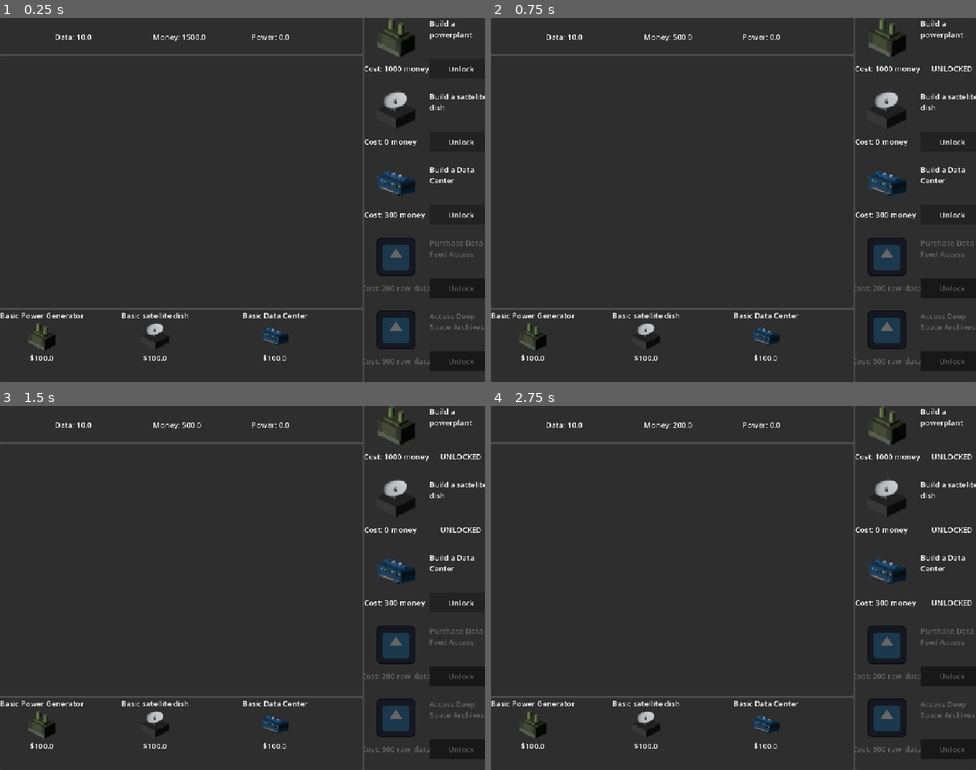
Above: before the commit, frames 1-4 (two rows, left to right).
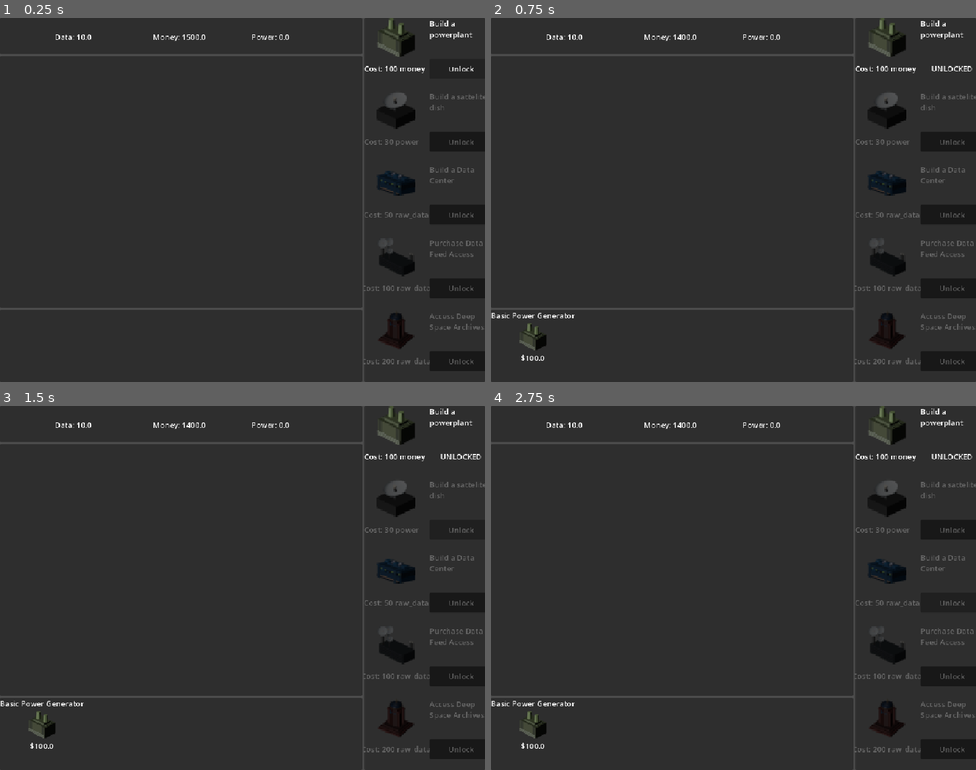
Above: after the commit, the same moments.

Repository: 23edsa/LDJAM_59
Game: Godot game, scene res://Scenes/Main.tscn
Two runs of this game, one before a commit and one after it. Both use one fixed random seed, a clock stepped at 60 frames per second and the inputs below. The engine's default icon, where the game draws it, is replaced by a stand-in: a white triangle on a blue panel in a dark square.
Inputs:
- Up to frame 1 (0.25 s): no input
- Up to frame 2 (0.75 s): click "Unlock" at 0.5 s
- Up to frame 3 (1.5 s): click "Unlock" at 1.25 s
- Up to frame 4 (2.75 s): click "Unlock" at 2 s

The runs differ from the first frame. In frame 1, 3.5% of the frame differs, in the area x 0-100%, y 13-96%; in frame 2, 3.2%; in frame 3, 3.3%; in frame 4, 3.3%.

Commit message:
added more milestone unlocks, adjusted some costs

Diff:
--- a/Scenes/Generators/Data_broker.tres
+++ b/Scenes/Generators/Data_broker.tres
@@ -2,12 +2,12 @@
 
 [ext_resource type="Script" uid="uid://sf8jcwrbdtyx" path="res://Scripts/Generators/Building_data.gd" id="1_lusbh"]
 [ext_resource type="PackedScene" uid="uid://c6c27obq3hbm4" path="res://Scenes/Generators/data_broker.tscn" id="1_sndr0"]
-[ext_resource type="Texture2D" uid="uid://jaxam4u7wajp" path="res://icon.svg" id="2_oheci"]
+[ext_resource type="Texture2D" uid="uid://bphsbgs4fry2c" path="res://Assets/data_broker_atlas_texture.tres" id="2_sndr0"]
 
 [resource]
 script = ExtResource("1_lusbh")
 id = "data_broker"
 display_name = "Data Broker"
-icon = ExtResource("2_oheci")
+icon = ExtResource("2_sndr0")
 building_scene = ExtResource("1_sndr0")
 metadata/_custom_type_script = "uid://sf8jcwrbdtyx"
--- a/Scenes/Generators/Data_center.tres
+++ b/Scenes/Generators/Data_center.tres
@@ -13,5 +13,5 @@
 display_name = "Basic Data Center"
 icon = SubResource("AtlasTexture_v4dis")
 building_scene = ExtResource("1_qb0x5")
-initially_unlocked = true
+building_cost = 50.0
 metadata/_custom_type_script = "uid://sf8jcwrbdtyx"
--- a/Scenes/Generators/Sattelite_dish.tres
+++ b/Scenes/Generators/Sattelite_dish.tres
@@ -10,5 +10,5 @@
 display_name = "Basic satellite dish"
 icon = ExtResource("2_i1nxv")
 building_scene = ExtResource("1_i1nxv")
-initially_unlocked = true
+building_cost = 30.0
 metadata/_custom_type_script = "uid://sf8jcwrbdtyx"
--- a/Scenes/Generators/Signal_archive.tres
+++ b/Scenes/Generators/Signal_archive.tres
@@ -2,12 +2,12 @@
 
 [ext_resource type="PackedScene" uid="uid://clrfesof8n365" path="res://Scenes/Generators/signal_archive.tscn" id="1_1qn66"]
 [ext_resource type="Script" uid="uid://sf8jcwrbdtyx" path="res://Scripts/Generators/Building_data.gd" id="1_f4vdd"]
-[ext_resource type="Texture2D" uid="uid://jaxam4u7wajp" path="res://icon.svg" id="2_ntisn"]
+[ext_resource type="Texture2D" uid="uid://d2ns384a51j5n" path="res://Assets/signal_archive_atlas_texture.tres" id="2_1qn66"]
 
 [resource]
 script = ExtResource("1_f4vdd")
 id = "signal_archive"
 display_name = "Signal Archive"
-icon = ExtResource("2_ntisn")
+icon = ExtResource("2_1qn66")
 building_scene = ExtResource("1_1qn66")
 metadata/_custom_type_script = "uid://sf8jcwrbdtyx"
--- a/Scenes/Generators/basic_money_generator.tscn
+++ b/Scenes/Generators/basic_money_generator.tscn
@@ -5,8 +5,8 @@
 
 [node name="Basic_money_generator" unique_id=738684379 instance=ExtResource("1_t25se")]
 building_name = "datacenter"
-Generator_time = 0.3
-click_boost_amount = 0.1
+Generator_time = 3.0
+click_boost_amount = 0.2
 produces = {
 "money": 10
 }
--- a/Scenes/Main.tscn
+++ b/Scenes/Main.tscn
@@ -2,10 +2,6 @@
 
 [ext_resource type="Script" uid="uid://d0x3qobml36f2" path="res://Scripts/main.gd" id="1_idj7w"]
 [ext_resource type="Script" uid="uid://cx6yy72oonqfo" path="res://Scripts/main_ui.gd" id="2_kln2b"]
-[ext_resource type="Script" uid="uid://sf8jcwrbdtyx" path="res://Scripts/Generators/Building_data.gd" id="3_v1gob"]
-[ext_resource type="Resource" uid="uid://bcowa6f5tuqbq" path="res://Scenes/Generators/Power_generator.tres" id="4_jw32o"]
-[ext_resource type="Resource" uid="uid://gwx2pc13ngnq" path="res://Scenes/Generators/Sattelite_dish.tres" id="5_50glp"]
-[ext_resource type="Resource" uid="uid://uvc1yfh2tgut" path="res://Scenes/Generators/Data_center.tres" id="6_vy5pj"]
 [ext_resource type="PackedScene" uid="uid://buqyim7fora5u" path="res://Scenes/Building_card.tscn" id="7_50glp"]
 [ext_resource type="Script" uid="uid://wtxo1lovjv5t" path="res://Scripts/Milestones/Milestone_data.gd" id="7_bmxlf"]
 [ext_resource type="Resource" uid="uid://bo6cwej2vm3x2" path="res://Scenes/Milestones/Milestone_01.tres" id="8_4kpch"]
@@ -22,7 +18,6 @@
 
 [node name="MainUI" type="CanvasLayer" parent="." unique_id=1331611584]
 script = ExtResource("2_kln2b")
-all_buildings = Array[ExtResource("3_v1gob")]([ExtResource("4_jw32o"), ExtResource("5_50glp"), ExtResource("6_vy5pj")])
 all_milestones = Array[ExtResource("7_bmxlf")]([ExtResource("8_4kpch"), ExtResource("9_frkhe"), ExtResource("10_1p5hy"), ExtResource("12_2w5on"), ExtResource("12_erwvk")])
 building_card_scene = ExtResource("7_50glp")
 milestone_card_scene = ExtResource("8_vy5pj")
--- a/Scenes/Milestones/Milestone_01.tres
+++ b/Scenes/Milestones/Milestone_01.tres
@@ -7,7 +7,7 @@
 script = ExtResource("1_ow6ik")
 id = "1"
 display_name = "Build a powerplant"
-resource_cost = 1000
+resource_cost = 100
 resource_type = "money"
 building_to_unlock = ExtResource("1_o4n2i")
 metadata/_custom_type_script = "uid://wtxo1lovjv5t"
--- a/Scenes/Milestones/Milestone_02.tres
+++ b/Scenes/Milestones/Milestone_02.tres
@@ -7,6 +7,7 @@
 script = ExtResource("1_rxuyf")
 id = "2"
 display_name = "Build a sattelite dish"
-resource_type = "money"
+resource_cost = 30
+resource_type = "power"
 building_to_unlock = ExtResource("1_i7bqc")
 metadata/_custom_type_script = "uid://wtxo1lovjv5t"
--- a/Scenes/Milestones/Milestone_03.tres
+++ b/Scenes/Milestones/Milestone_03.tres
@@ -7,7 +7,7 @@
 script = ExtResource("1_x3qsf")
 id = "3"
 display_name = "Build a Data Center"
-resource_cost = 300
-resource_type = "money"
+resource_cost = 50
+resource_type = "raw_data"
 building_to_unlock = ExtResource("1_x2eyd")
 metadata/_custom_type_script = "uid://wtxo1lovjv5t"
--- a/Scenes/Milestones/Milestone_data_broker.tres
+++ b/Scenes/Milestones/Milestone_data_broker.tres
@@ -7,7 +7,7 @@
 script = ExtResource("1_h7qr1")
 id = "data_broker_milestone"
 display_name = "Purchase Data Feed Access"
-resource_cost = 200
+resource_cost = 100
 resource_type = "raw_data"
 building_to_unlock = ExtResource("1_prgsu")
 metadata/_custom_type_script = "uid://wtxo1lovjv5t"
--- a/Scenes/Milestones/Milestone_signal_archive.tres
+++ b/Scenes/Milestones/Milestone_signal_archive.tres
@@ -7,7 +7,7 @@
 script = ExtResource("1_5nr4y")
 id = "signal_archive_milestone"
 display_name = "Access Deep Space Archives"
-resource_cost = 500
+resource_cost = 200
 resource_type = "raw_data"
 building_to_unlock = ExtResource("1_ja012")
 metadata/_custom_type_script = "uid://wtxo1lovjv5t"
Not shown: 1 places in Scenes/Generators/new_data_center.tscn that only renumber resources
